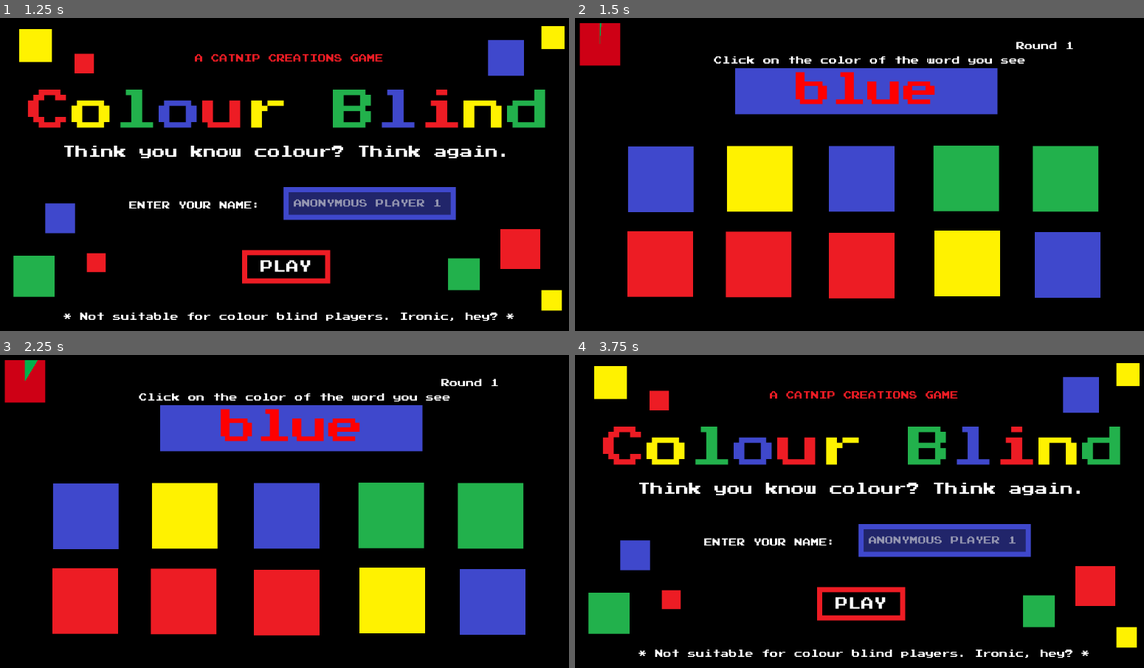
Above: before the commit, frames 1-4 (two rows, left to right).
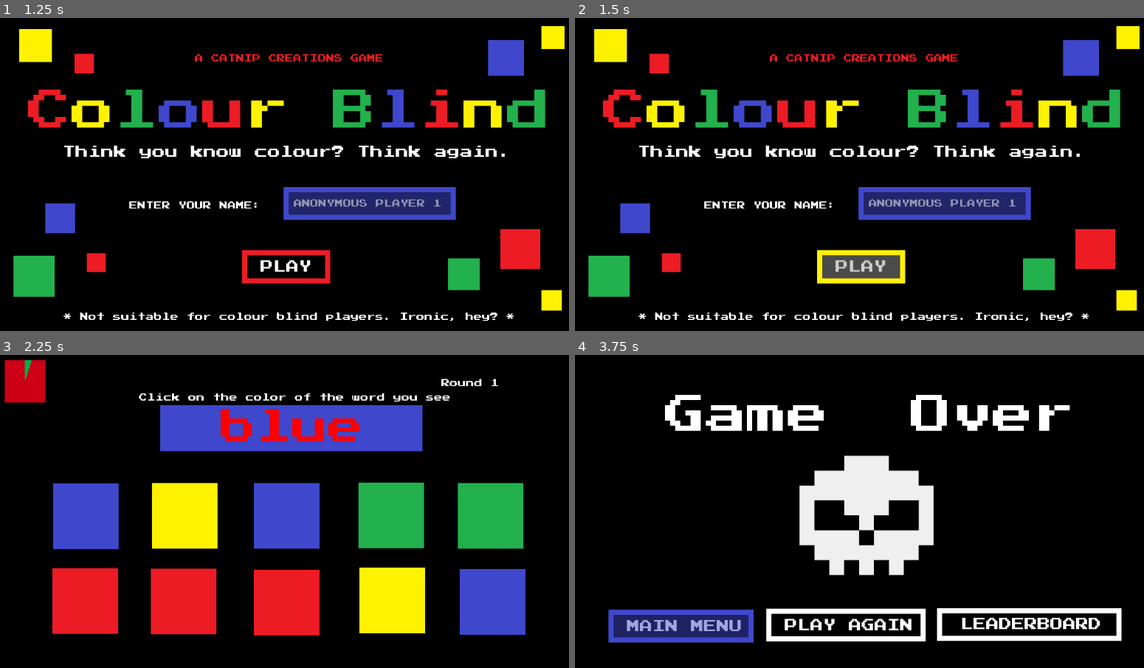
Above: after the commit, the same moments.

Repository: kwrightsk/game-jam-january-2026
Game: Godot game, scene res://Scenes/title_screen.tscn
Same seed, same stepped clock (60 frames per second), same inputs: the game is played once before the commit and once after it.
Inputs (mouse positions are in pixels of both pictures, inside the frame that each line leads up to):
- Up to frame 1 (1.25 s): click (369, 202) at 0.52 s; type "Alex" at 0.6 s
- Up to frame 2 (1.5 s): click "PLAY" at 1.25 s
- Up to frame 3 (2.25 s): move the mouse to (290, 426) at 2.02 s; press the mouse at (290, 426) at 2.03 s
- Up to frame 4 (3.75 s): tap Enter at 2.75 s; move the mouse to (660, 517) at 2.77 s; release the mouse at (660, 517) at 2.78 s; click (660, 517) at 2.85 s; click "MAIN MENU" at 3.5 s

Frame 1 is identical in both runs. In frame 2, 43% of the frame differs, in the area x 0-100%, y 1-97%; in frame 3, less than 0.1%; in frame 4, 29%.

Commit message:
added sound to title and the game over page

Diff:
--- a/Scenes/game-over-screen.tscn
+++ b/Scenes/game-over-screen.tscn
@@ -1,8 +1,9 @@
-[gd_scene load_steps=9 format=3 uid="uid://b46ftpomv0jk8"]
+[gd_scene load_steps=10 format=3 uid="uid://b46ftpomv0jk8"]
 
 [ext_resource type="Script" path="res://scripts/game_over_screen.gd" id="1_lfbmt"]
 [ext_resource type="Texture2D" uid="uid://ba6mo6y6urtm7" path="res://assets/shirt-1671181932-5abe8617e0731d1ab2d8b2f6a6602d1e.webp" id="2_7eqmw"]
 [ext_resource type="FontFile" uid="uid://boafiido6lxpb" path="res://assets/PressStart2P.ttf" id="3_f5e0u"]
+[ext_resource type="AudioStream" uid="uid://ce8ms38wc0phf" path="res://assets/sound_click.wav" id="4_3jnw3"]
 
 [sub_resource type="CanvasTexture" id="CanvasTexture_8bfl2"]
 
@@ -98,6 +99,10 @@
 offset_bottom = 569.0
 mouse_filter = 1
 texture_hover = SubResource("CanvasTexture_8bfl2")
+
+[node name="AudioStreamPlayer" type="AudioStreamPlayer" parent="MainMenuButton"]
+stream = ExtResource("4_3jnw3")
+playback_type = 1
 
 [node name="RichTextLabel4" type="RichTextLabel" parent="MainMenuButton"]
 texture_filter = 1
--- a/Scenes/title_screen.tscn
+++ b/Scenes/title_screen.tscn
@@ -1,9 +1,10 @@
-[gd_scene load_steps=12 format=3 uid="uid://uli6lbh0bcn2"]
+[gd_scene load_steps=13 format=3 uid="uid://uli6lbh0bcn2"]
 
 [ext_resource type="FontFile" uid="uid://boafiido6lxpb" path="res://assets/PressStart2P.ttf" id="1_l2qgg"]
 [ext_resource type="Script" path="res://scripts/title_screen.gd" id="1_vtpvt"]
 [ext_resource type="PackedScene" uid="uid://qh5j8imflq6k" path="res://Scenes/paintbrush_cursor.tscn" id="3_awoib"]
 [ext_resource type="Texture2D" uid="uid://cqngkywrgde0e" path="res://assets/redSquare.png" id="3_gmxyc"]
+[ext_resource type="AudioStream" uid="uid://ce8ms38wc0phf" path="res://assets/sound_click.wav" id="3_mriun"]
 [ext_resource type="Texture2D" uid="uid://dnuyptsu218vr" path="res://assets/blueSquare.png" id="4_5wapx"]
 [ext_resource type="Texture2D" uid="uid://cnn85cu4wjht3" path="res://assets/yellowSquare.png" id="5_4x8na"]
 [ext_resource type="Texture2D" uid="uid://h4odx0bgt5a2" path="res://assets/greenSquare.png" id="6_74du3"]
@@ -178,6 +179,10 @@
 offset_bottom = 525.0
 mouse_filter = 1
 
+[node name="AudioStreamPlayer" type="AudioStreamPlayer" parent="PlayButton"]
+stream = ExtResource("3_mriun")
+playback_type = 1
+
 [node name="RichTextLabel4" type="RichTextLabel" parent="PlayButton"]
 texture_filter = 1
 layout_mode = 1
--- a/scripts/game_over_screen.gd
+++ b/scripts/game_over_screen.gd
@@ -2,6 +2,7 @@
 @onready var hover_main_menu = $MainMenuButton/HoverMainMenu
 @onready var hover_leaderboard = $LeaderBoardButton/HoverLeaderBoard
 @onready var hover_play_again = $PlayAgainButton/HoverPlayAgain
+@onready var button_sound = $MainMenuButton/AudioStreamPlayer
 
 # Called when the node enters the scene tree for the first time.
 func _ready() -> void:
@@ -16,14 +17,20 @@
 
 func _on_play_again_button_pressed() -> void:
 	print("play again")
+	button_sound.play()
+	await get_tree().create_timer(0.3).timeout
 	get_tree().change_scene_to_file("res://Scenes/main_level.tscn") # Replace with function body.
 
 func _on_leader_board_button_pressed() -> void:
 	print("leader board")
+	button_sound.play()
+	await get_tree().create_timer(0.3).timeout
 	get_tree().change_scene_to_file("res://Scenes/leaderboard_screen.tscn")
 
 func _on_main_menu_button_pressed() -> void:
 	print("main menu")
+	button_sound.play()
+	await get_tree().create_timer(0.3).timeout
 	get_tree().change_scene_to_file("res://Scenes/title_screen.tscn")
 
 func _on_main_menu_button_mouse_entered() -> void:
--- a/scripts/title_screen.gd
+++ b/scripts/title_screen.gd
@@ -2,6 +2,7 @@
 
 @onready var name_field = $UI/LineEdit
 @onready var hover_play_button = $PlayButton/Panel2
+@onready var button_sound = $PlayButton/AudioStreamPlayer
 
 # Called when the node enters the scene tree for the first time.
 func _ready() -> void:
@@ -15,10 +16,13 @@
 	pass
 
 func _on_play_button_pressed() -> void:
+	print(button_sound)
 	if (name_field.text == ""):
 		Globals.set_player_name(name_field.placeholder_text)
 	else:
 		Globals.set_player_name(name_field.text)
+	button_sound.play()
+	await get_tree().create_timer(0.3).timeout
 	get_tree().change_scene_to_file("res://Scenes/main_level.tscn")
 
 func _on_play_button_mouse_entered() -> void:
Not shown, added: assets/sound_click.wav.import
Not shown, changed: .DS_Store
Not shown, added: assets/sound_click.wav
